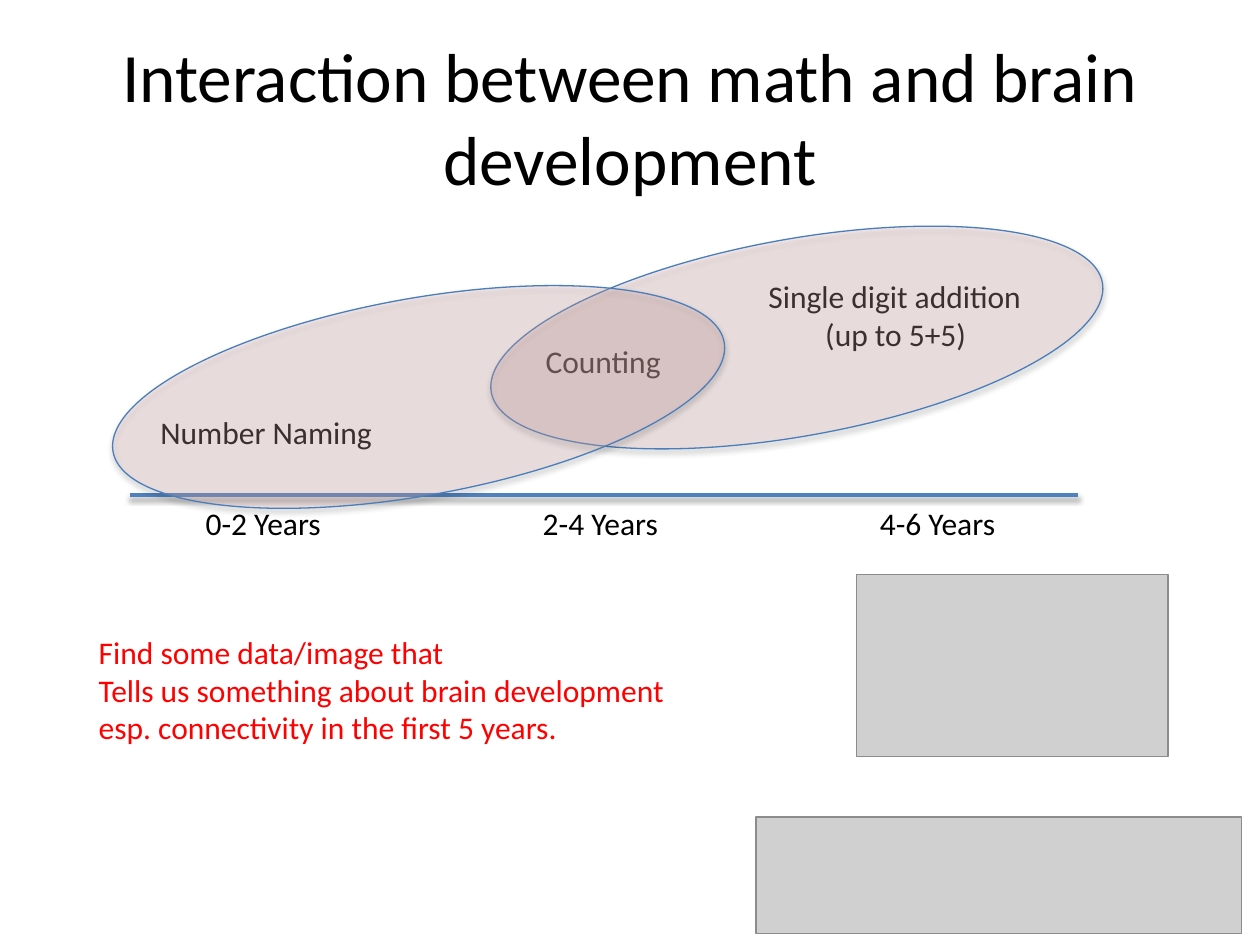
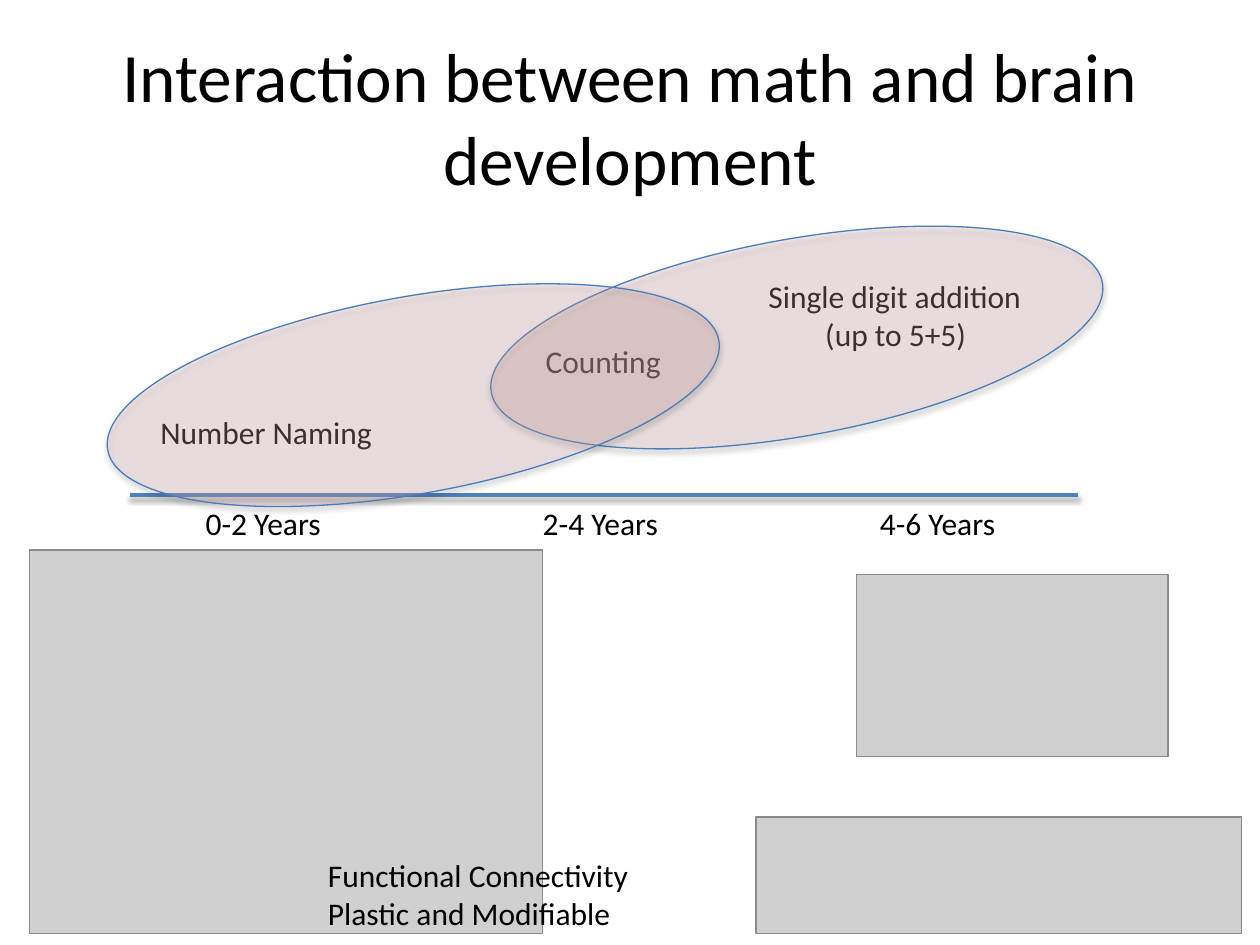
Before and after one commit to jeffshrager/scads2015, a slide deck: slide 5 of 201608LabPresentation.pptx. Drawn at 1260x945 pixels with LibreOffice and Linux fonts; fonts in the diff are those of the drawing; grey boxes stand for pictures. Boxes give left, top, right and bottom in pixels: in the first picture for what was removed or moved away, otherwise in the second. Text is boxed around its words. In the diff, an @@ line names an element or a change of style, - is before the commit and + after.

```diff
--- a/201608LabPresentation.pptx
+++ b/201608LabPresentation.pptx
@@ ellipse: place and size @@
-ellipse at bbox=[96, 245, 742, 549]
+ellipse at bbox=[91, 243, 737, 546]
@@ picture added at bbox=[30, 551, 543, 935] @@
@@ text removed at bbox=[99, 642, 664, 744] @@
-Find some data/image that
-Tells us something about brain development
-esp. connectivity in the first 5 years.
@@ text added at bbox=[328, 860, 628, 932], 18 pt, text #000000 @@
+Functional Connectivity Plastic and Modifiable
```
